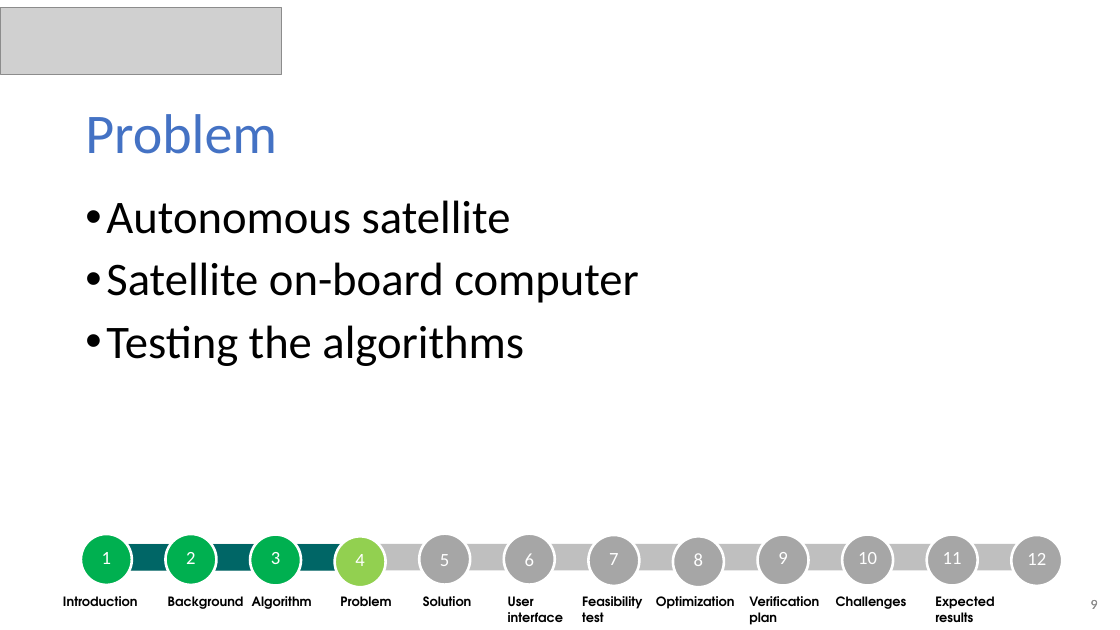
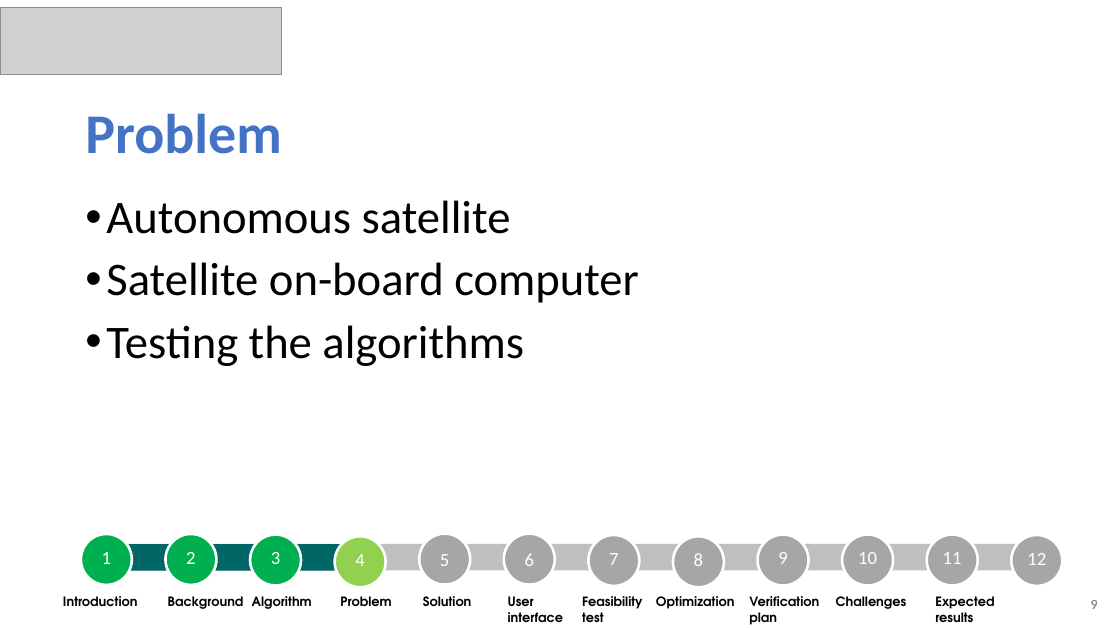
Before and after one commit to ommersh/Final-Project, a slide deck: slide 9 of Capstone Project Phase A–23-2-D-17.pptx. Drawn at 1120x630 pixels with LibreOffice and Linux fonts; fonts in the diff are those of the drawing; grey boxes stand for pictures. Boxes give left, top, right and bottom in pixels: in the first picture for what was removed or moved away, otherwise in the second. Text is boxed around its words. In the diff, an @@ line names an element or a change of style, - is before the commit and + after.

```diff
--- a/Capstone Project Phase A–23-2-D-17.pptx
+++ b/Capstone Project Phase A–23-2-D-17.pptx
@@ text "Problem" at bbox=[85, 113, 281, 154]: bold on @@
```
Also in this commit, not shown: 22 other slides changed.
